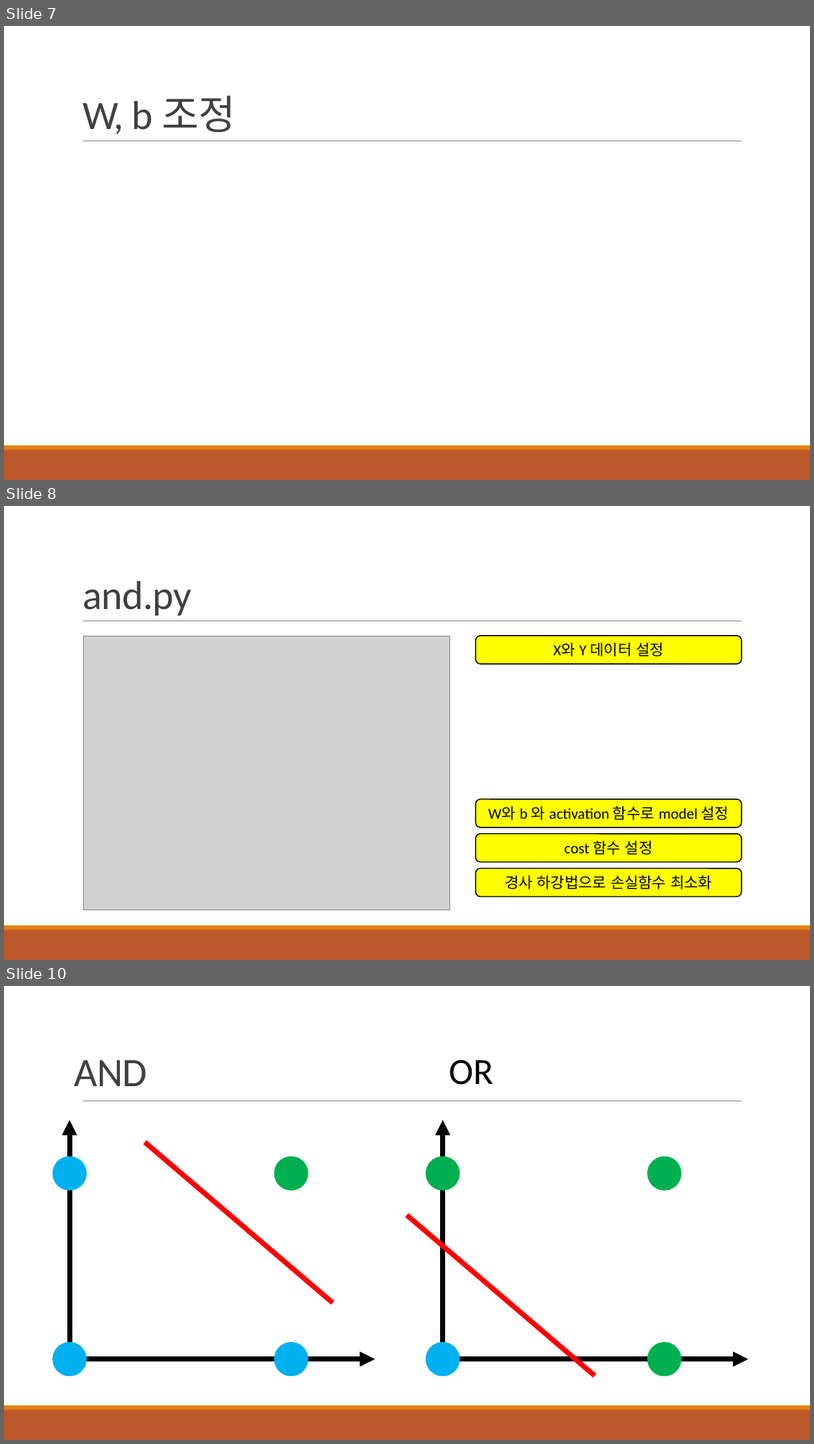
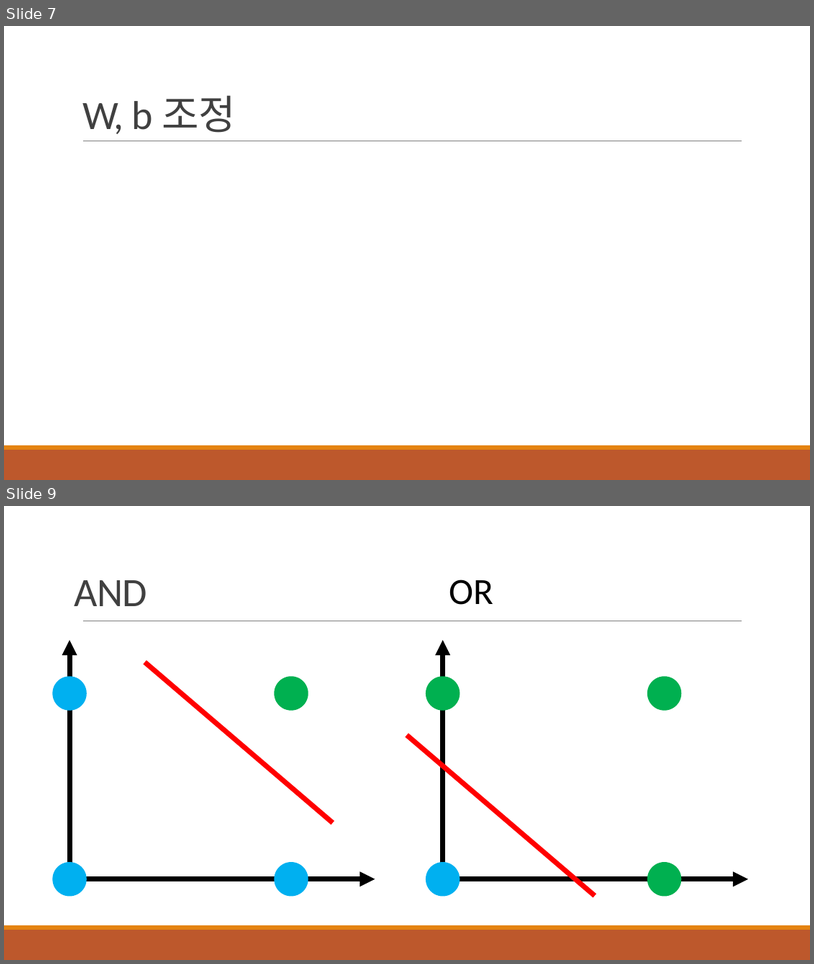
Before and after one commit to HYU-AILAB/ai-seminar, a slide deck: 01. MLP & FFNN/MLP_FFNN_김병조.pptx. Shown one above the other, each under a label of ours: slides 7, 8 and 10 before the commit, slides 7 and 9 after it; the slides between them are not shown. The pictures are 814x1444 and 814x964 pixels, drawn with LibreOffice and Linux fonts; fonts in the diff are those of the drawing; grey boxes stand for pictures. Boxes give left, top, right and bottom in pixels: in the first picture for what was removed or moved away, otherwise in the second. Text is boxed around its words. In the diff, an @@ line names an element or a change of style, - is before the commit and + after.

```diff
--- a/01. MLP & FFNN/MLP_FFNN_김병조.pptx
+++ b/01. MLP & FFNN/MLP_FFNN_김병조.pptx
@@ slide 8 removed at (4, 506, 810, 960), background #FFFFFF; not listed: 3 template elements that a slide beside it also shows @@
@@ title removed at (82, 581, 191, 615) @@
-and.py
@@ picture removed at (83, 636, 450, 909) @@
@@ rounded rectangle removed at (476, 636, 742, 664) @@
-X와 Y 데이터 설정
@@ rounded rectangle removed at (476, 799, 742, 827) @@
-W와 b 와 activation 함수로 model 설정
@@ rounded rectangle removed at (476, 834, 742, 862) @@
-cost 함수 설정
@@ rounded rectangle removed at (476, 868, 742, 897) @@
-경사 하강법으로 손실함수 최소화
@@ what was slide 10 is now slide 9 @@
```
Also in this commit, not shown: 3 slides changed, 6 slides added, 1 other slide removed, 4 other files.
